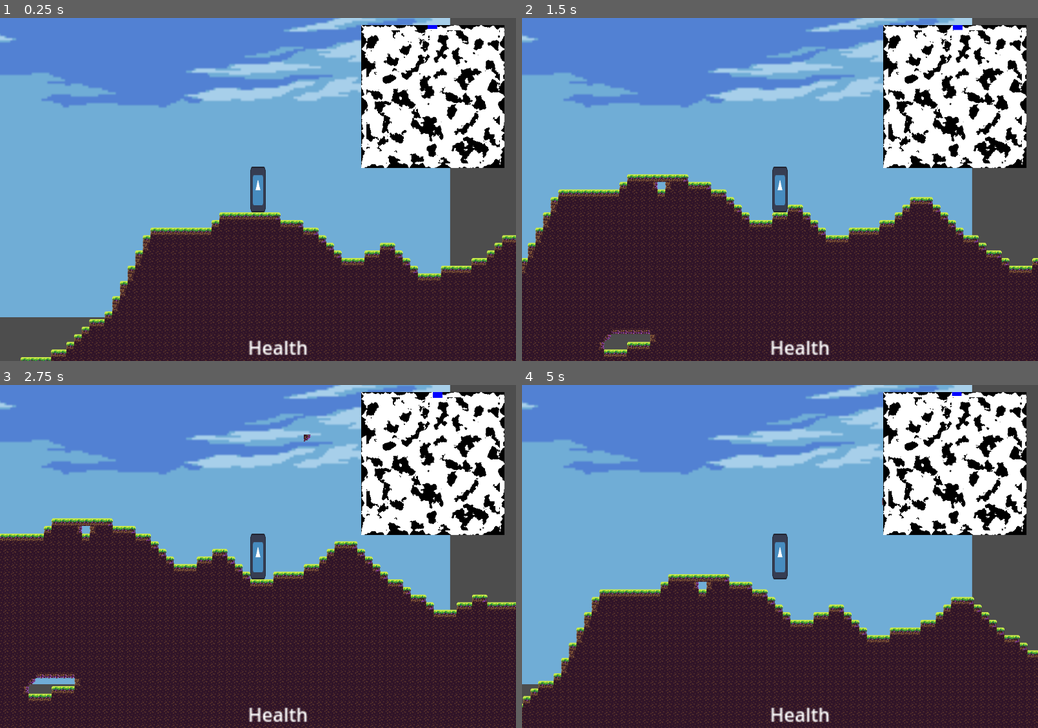
Above: before the commit, frames 1-4 (two rows, left to right).
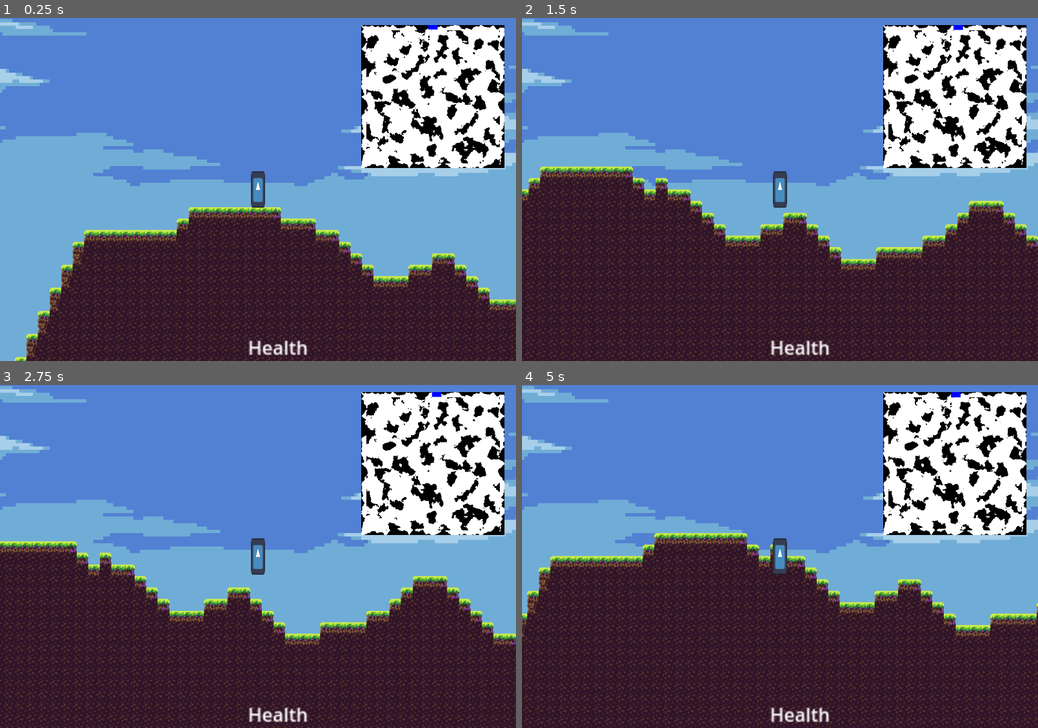
Above: after the commit, the same moments.

Repository: EamonnER/TerraWorlds
Game: Godot game, scene res://game.tscn
Same seed, same stepped clock (60 frames per second), same inputs: the game is played once before the commit and once after it. The engine's default icon, where the game draws it, is replaced by a stand-in: a white triangle on a blue panel in a dark square.
Inputs (mouse positions are in pixels of both pictures, inside the frame that each line leads up to):
- Up to frame 1 (0.25 s): no input
- Up to frame 2 (1.5 s): tap Enter at 0.5 s; move the mouse to (893, 172) at 0.52 s; hold D (game_right) from 0.53 s (still down); tap Space (game_jump) at 0.6, 0.77, 1.07 s; move the mouse to (676, 206) at 1.27 s; click (676, 206) at 1.35 s
- Up to frame 3 (2.75 s): tap Space (game_jump) at 1.52, 1.55, 1.82, 2.3 s; move the mouse to (309, 481) at 2.02 s; release D (game_right) at 2.03 s; hold A (game_left) from 2.03 s (still down); right-click (309, 481) at 2.1 s
- Up to frame 4 (5 s): move the mouse to (754, 625) at 2.77 s; release A (game_left) at 2.78 s; hold D (game_right) 2.78-4.28 s; tap Space (game_jump) at 2.85, 3.02, 3.32, 3.77, 3.8, 4.07, 4.52, 4.55, 4.82 s; move the mouse to (934, 607) at 3.52 s; click (934, 607) at 3.6 s; tap \ (game_debug_toggle) at 4.15 s; move the mouse to (625, 505) at 4.27 s; hold A (game_left) from 4.28 s (still down); right-click (625, 505) at 4.35 s

The runs differ from the first frame. In frame 1, 37% of the frame differs, in the area x 0-100%, y 0-100%; in frame 2, 38%; in frame 3, 42%; in frame 4, 41%.

Commit message:
Modified Setup Functionality And Experimenting with Scale.
Experimenting with scale of the camera zoom, player size and entity size.
Modified Setup logic and applied it to the enemy aswell.

Diff:
--- a/player.tscn
+++ b/player.tscn
@@ -3,11 +3,13 @@
 [ext_resource type="Script" path="res://scripts/player.gd" id="1_1c8fd"]
 [ext_resource type="Texture2D" uid="uid://oehadtam0o37" path="res://icon.svg" id="1_wpkrl"]
 [ext_resource type="Script" path="res://scripts/minimap.gd" id="3_irwx0"]
-[ext_resource type="Script" path="res://scripts/background.gd" id="4_bijut"]
 [ext_resource type="Texture2D" uid="uid://d0nlpiohiv678" path="res://assets/tilesets/BG1.png" id="4_gdbrx"]
 
 [sub_resource type="RectangleShape2D" id="RectangleShape2D_1b3qp"]
-size = Vector2(32, 96)
+size = Vector2(26, 59)
+
+[sub_resource type="SeparationRayShape2D" id="SeparationRayShape2D_kcdwc"]
+length = 27.0
 
 [node name="Player" type="CharacterBody2D"]
 collision_layer = 64
@@ -15,41 +17,29 @@
 script = ExtResource("1_1c8fd")
 
 [node name="Collision" type="CollisionShape2D" parent="."]
+position = Vector2(0, -0.5)
+scale = Vector2(0.738444, 0.840499)
 shape = SubResource("RectangleShape2D_1b3qp")
 
 [node name="Sprite" type="Sprite2D" parent="."]
-scale = Vector2(0.25, 0.75)
+scale = Vector2(0.14964, 0.392588)
 texture = ExtResource("1_wpkrl")
 
 [node name="Camera" type="Camera2D" parent="."]
 ignore_rotation = false
+zoom = Vector2(1.515, 1.515)
 
 [node name="Control" type="Control" parent="."]
 layout_mode = 3
 anchors_preset = 0
-offset_left = -367.0
-offset_top = -244.0
-offset_right = -327.0
-offset_bottom = -204.0
 
-[node name="Background" type="TextureRect" parent="Control"]
-visibility_layer = 2
+[node name="Sprite2D" type="Sprite2D" parent="Control"]
 z_index = -1
-layout_mode = 1
-anchors_preset = -1
-anchor_left = -3.5
-anchor_top = -1.9
-anchor_right = 21.659
-anchor_bottom = 14.102
-offset_left = -32.0
-offset_top = -34.0
-offset_right = -147.36
-offset_bottom = -85.08
-grow_horizontal = 2
-grow_vertical = 2
-scale = Vector2(1.21162, 1.21162)
+texture_filter = 1
+texture_repeat = 2
+position = Vector2(-1, 1.52588e-05)
+scale = Vector2(4.62978, 4.62978)
 texture = ExtResource("4_gdbrx")
-script = ExtResource("4_bijut")
 
 [node name="CanvasLayer" type="CanvasLayer" parent="."]
 
@@ -97,8 +87,25 @@
 grow_horizontal = 0
 script = ExtResource("3_irwx0")
 
-[node name="RayCast2D" type="RayCast2D" parent="."]
-position = Vector2(0, 38)
+[node name="StepUpChecker" type="Node2D" parent="."]
+position = Vector2(0, -15)
+
+[node name="StepCheck" type="RayCast2D" parent="StepUpChecker"]
+unique_name_in_owner = true
+position = Vector2(-1, 33)
 rotation = -1.56668
-target_position = Vector2(0.0904694, 21.9998)
+target_position = Vector2(0.0699787, 16.9999)
 collision_mask = 3
+
+[node name="WallCheck" type="RayCast2D" parent="StepUpChecker"]
+unique_name_in_owner = true
+position = Vector2(-1, 19)
+rotation = -1.56668
+target_position = Vector2(0.0699782, 16.9999)
+collision_mask = 3
+
+[node name="AutoStepUp" type="CollisionShape2D" parent="."]
+position = Vector2(0, 25)
+shape = SubResource("SeparationRayShape2D_kcdwc")
+disabled = true
+debug_color = Color(0.919505, 6.21849e-05, 0.698273, 0.42)
--- a/project.godot
+++ b/project.godot
@@ -23,6 +23,8 @@
 
 window/size/viewport_width=1080
 window/size/viewport_height=720
+window/size/mode=3
+window/size/borderless=true
 
 [dotnet]
 
--- a/scripts/entity.gd
+++ b/scripts/entity.gd
@@ -36,6 +36,23 @@
 	if old_up_direction != up_direction:
 		is_rotating = true
 		_on_rotate()
+
+func step_up():
+	if not is_on_floor():
+		return
+
+	if %StepCheck.is_colliding() and !(%WallCheck.is_colliding()):
+		smooth_step_up()
+	else:
+		$AutoStepUp.disabled = true
+
+func smooth_step_up():
+	$AutoStepUp.disabled = false
+	velocity.y = -20  # Adjust this value to make the step-up feel right
+	await get_tree().create_timer(0.1).timeout  # Short delay before re-enabling normal movement
+	$AutoStepUp.disabled = true
+
+
 
 func rotate_vector_relative_to_up_direction(vector: Vector2) -> Vector2:
 	# Rotate the input direction to align it with the up_direction
--- a/scripts/player.gd
+++ b/scripts/player.gd
@@ -12,36 +12,7 @@
 func _ready() -> void:
 	pass
 
-func step_up():
-	#if $RayCast2D.is_colliding():
-		#var world = get_node("/root/Game/World")
-		#var translation_vector = Vector2(0, -step_height)
-		##translation_vector = world.map_to_local(translation_vector)
-		#
-		#set_relative_vertical_speed(-JUMP_VELOCITY/1.4)
-		##translate(translation_vector)#
 
-	# Check if the player is grounded
-	if not is_on_floor():
-		return
-
-	var space_state = get_world_2d().direct_space_state
-
-	# Cast a ray in front at ground level
-	var new_velocity = get_relative_velocity()
-	var foot_pos = global_position + Vector2(step_check_distance * sign(new_velocity.x), 0)
-	var query = PhysicsRayQueryParameters2D.create(global_position, foot_pos, collision_mask)
-	var result = space_state.intersect_ray(query)
-
-	if result:
-		# Found an obstacle, check if we can step up
-		var step_pos = global_position + Vector2(step_check_distance * sign(new_velocity.x), -step_height)
-		query = PhysicsRayQueryParameters2D.create(foot_pos, step_pos, collision_mask)
-		var step_result = space_state.intersect_ray(query)
-
-		if not step_result:
-			# No obstacle above, step up
-			global_position.y -= step_height
 
 func handle_primary_action_input():
 	# Only function is to remove tiles at mouse pos ATM
@@ -68,7 +39,9 @@
 	if Input.is_action_just_pressed("game_debug_toggle"):
 		debug_mode = not debug_mode
 		print("Debug mode: ", debug_mode)
-		$RayCast2D.enabled = not $RayCast2D.enabled
+		%StepCheck.enabled = not %StepCheck.enabled
+		%StepCheck.enabled = not %StepCheck.enabled
+		$AutoStepUp.disabled = not $AutoStepUp.disabled
 		if debug_mode == true:
 			motion_mode = MotionMode.MOTION_MODE_FLOATING
 			set_collision_mask_value(2, false)
@@ -96,8 +69,18 @@
 		new_velocity.y = move_toward(new_velocity.y, SPEED*vertical_direction*10, ACCELERATION*delta*10)
 	set_relative_velocity(new_velocity)
 
+	if (horizontal_direction == -1):
+		$StepUpChecker.scale.x = scale.y * -1
+		$AutoStepUp.scale.x = scale.y * -1
+	else:
+		$StepUpChecker.scale.x = scale.y * 1
+		$AutoStepUp.scale.x = scale.y * 1
+
+
+
 	# Jump
 	if Input.is_action_just_pressed("game_jump"):
+		$AutoStepUp.disabled = true
 		jump()
 
 	# Mouse actions
@@ -111,3 +94,5 @@
 
 	if new_velocity.x != 0:
 		step_up()
+	else:
+		$AutoStepUp.disabled = true
--- a/scripts/skeleton_enemy.gd
+++ b/scripts/skeleton_enemy.gd
@@ -46,4 +46,5 @@
 		new_velocity.x = move_toward(new_velocity.x, SPEED*SPEED_MODIFIER*sign(temp.x), ACCELERATION*delta)
 
 
+	step_up()
 	set_relative_velocity(new_velocity)
--- a/skeleton_enemy.tscn
+++ b/skeleton_enemy.tscn
@@ -1,13 +1,16 @@
-[gd_scene load_steps=5 format=3 uid="uid://lucuo5egh5mi"]
+[gd_scene load_steps=6 format=3 uid="uid://da28w14misw1x"]
 
 [ext_resource type="Texture2D" uid="uid://oehadtam0o37" path="res://icon.svg" id="1_2l8po"]
 [ext_resource type="Script" path="res://scripts/skeleton_enemy.gd" id="1_w0fah"]
 
 [sub_resource type="CircleShape2D" id="CircleShape2D_a85lc"]
-radius = 493.434
+radius = 749.15
 
 [sub_resource type="RectangleShape2D" id="RectangleShape2D_ikqwv"]
-size = Vector2(64.2927, 158.466)
+size = Vector2(66.1052, 158.466)
+
+[sub_resource type="SeparationRayShape2D" id="SeparationRayShape2D_ta5ri"]
+length = 27.0
 
 [node name="skeleton_enemy" type="CharacterBody2D"]
 scale = Vector2(2.28809, 2.28809)
@@ -18,25 +21,50 @@
 [node name="Sprite2D" type="Sprite2D" parent="."]
 modulate = Color(1, 0.341176, 1, 1)
 position = Vector2(-1.90735e-06, -7.62939e-06)
-scale = Vector2(0.151915, 0.380853)
+scale = Vector2(0.0685092, 0.164463)
 texture = ExtResource("1_2l8po")
 
 [node name="detection_area" type="Area2D" parent="."]
 position = Vector2(6, 38)
-scale = Vector2(0.556955, 0.556955)
+scale = Vector2(1.00022, 1.00022)
 collision_layer = 64
 collision_mask = 64
 
 [node name="CollisionShape2D" type="CollisionShape2D" parent="detection_area"]
-position = Vector2(-11, -68)
-scale = Vector2(0.519849, 0.519849)
+position = Vector2(-6.43566, -37.9918)
+scale = Vector2(0.175563, 0.175563)
 shape = SubResource("CircleShape2D_a85lc")
 
 [node name="CollisionShape2D" type="CollisionShape2D" parent="."]
-position = Vector2(-0.218523, -0.237263)
+position = Vector2(-0.0960565, -0.237263)
 rotation = -3.14159
-scale = Vector2(0.305898, 0.305898)
+scale = Vector2(0.135133, 0.135133)
 shape = SubResource("RectangleShape2D_ikqwv")
+
+[node name="StepUpChecker" type="Node2D" parent="."]
+position = Vector2(8.9407e-08, -2.62227)
+scale = Vector2(0.429423, 0.348387)
+
+[node name="StepCheck" type="RayCast2D" parent="StepUpChecker"]
+unique_name_in_owner = true
+position = Vector2(-1, 33)
+rotation = -1.56668
+target_position = Vector2(0.0699787, 16.9999)
+collision_mask = 3
+
+[node name="WallCheck" type="RayCast2D" parent="StepUpChecker"]
+unique_name_in_owner = true
+position = Vector2(-1.01775, 16.3083)
+rotation = -1.56668
+target_position = Vector2(0.0699782, 16.9999)
+collision_mask = 3
+
+[node name="AutoStepUp" type="CollisionShape2D" parent="."]
+position = Vector2(0, 10.4891)
+scale = Vector2(0.599714, 0.494196)
+shape = SubResource("SeparationRayShape2D_ta5ri")
+disabled = true
+debug_color = Color(0.919505, 6.21849e-05, 0.698273, 0.42)
 
 [connection signal="body_entered" from="detection_area" to="." method="_on_detection_area_body_entered"]
 [connection signal="body_exited" from="detection_area" to="." method="_on_detection_area_body_exited"]
Not shown: 1 places in game.tscn that only renumber resources
